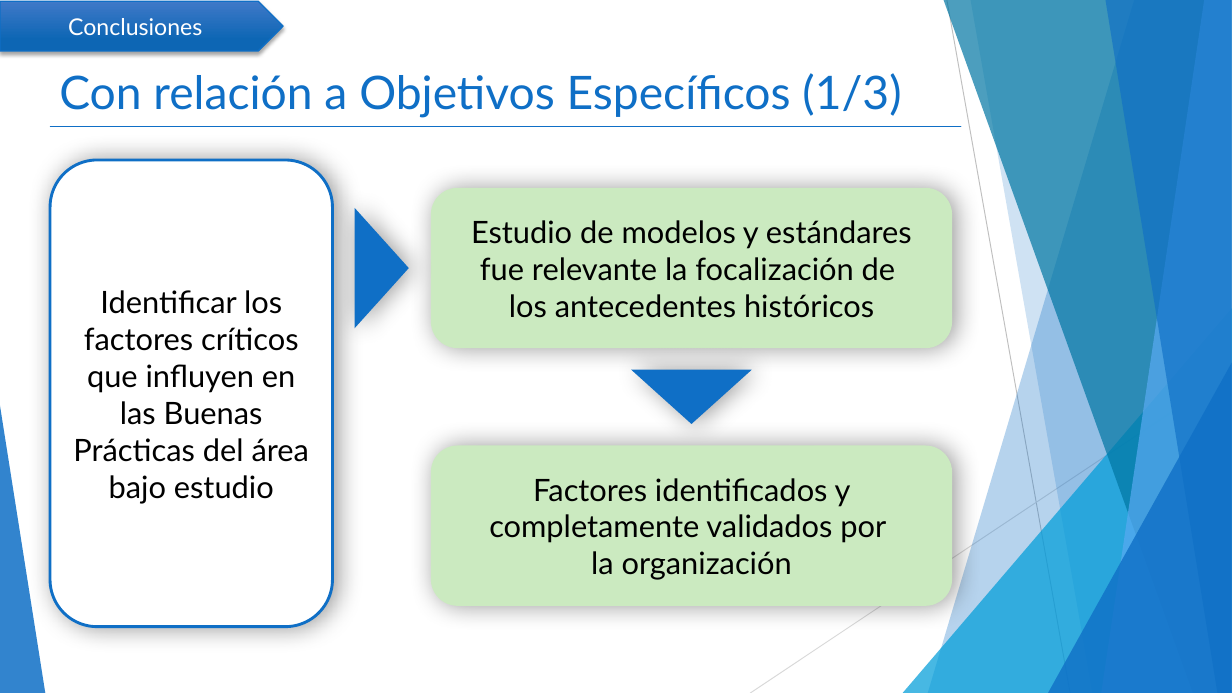
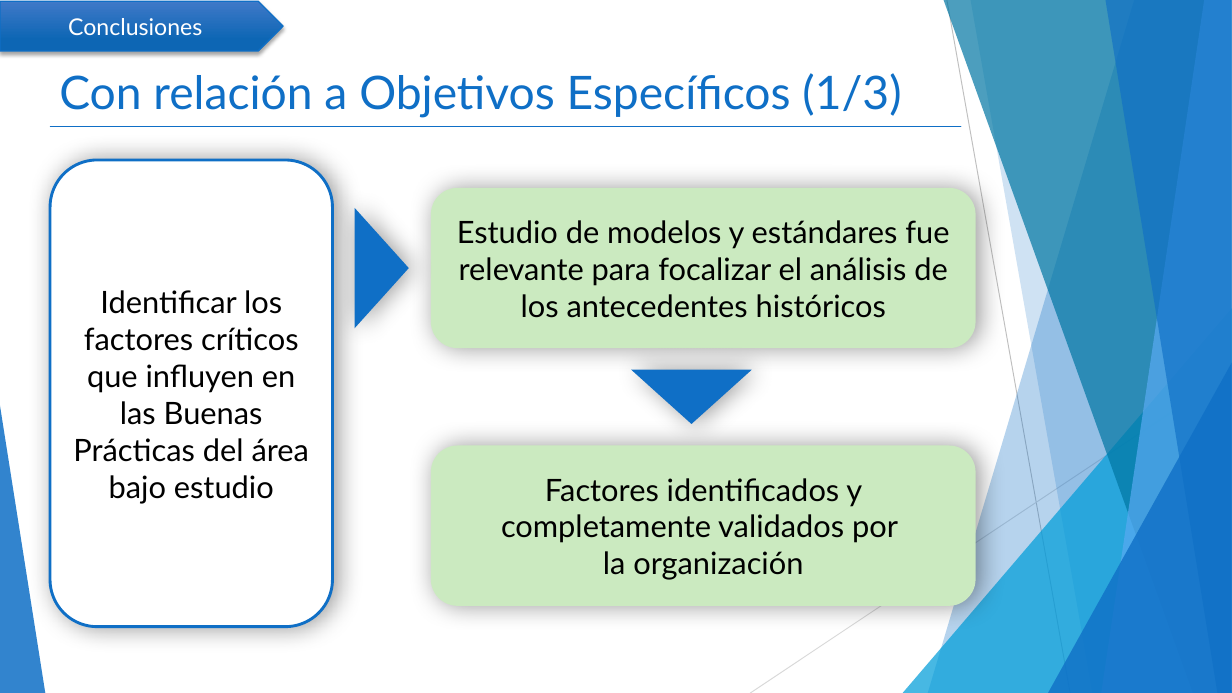
Before and after one commit to mcamara75/tituloUnap, a slide deck: slide 14 of 2018/TT IQQ 2018 Camara y Garay.pptx. Drawn at 1232x693 pixels with LibreOffice and Linux fonts; fonts in the diff are those of the drawing. Boxes give left, top, right and bottom in pixels: in the first picture for what was removed or moved away, otherwise in the second. Text is boxed around its words. In the diff, an @@ line names an element or a change of style, - is before the commit and + after.

```diff
--- a/2018/TT IQQ 2018 Camara y Garay.pptx
+++ b/2018/TT IQQ 2018 Camara y Garay.pptx
@@ rounded rectangle "Estudio de modelos y estándares ...": place and size @@
-rounded rectangle "Estudio de modelos y estándares ..." at [431,188,952,348]
+rounded rectangle "Estudio de modelos y estándares ..." at [431,188,976,348]
@@ text in rounded rectangle at [457,220,949,318]: text changed @@
-Estudio de modelos y estándares fue relevante la focalización de
-los antecedentes históricos
+Estudio de modelos y estándares fue relevante para focalizar el análisis de los antecedentes históricos
@@ rounded rectangle "Factores identificados y completamente validados ...": place and size @@
-rounded rectangle "Factores identificados y completamente validados ..." at [431,445,952,606]
+rounded rectangle "Factores identificados y completamente validados ..." at [431,445,976,606]
```
Also in this commit, not shown: 1 other slide changed.
